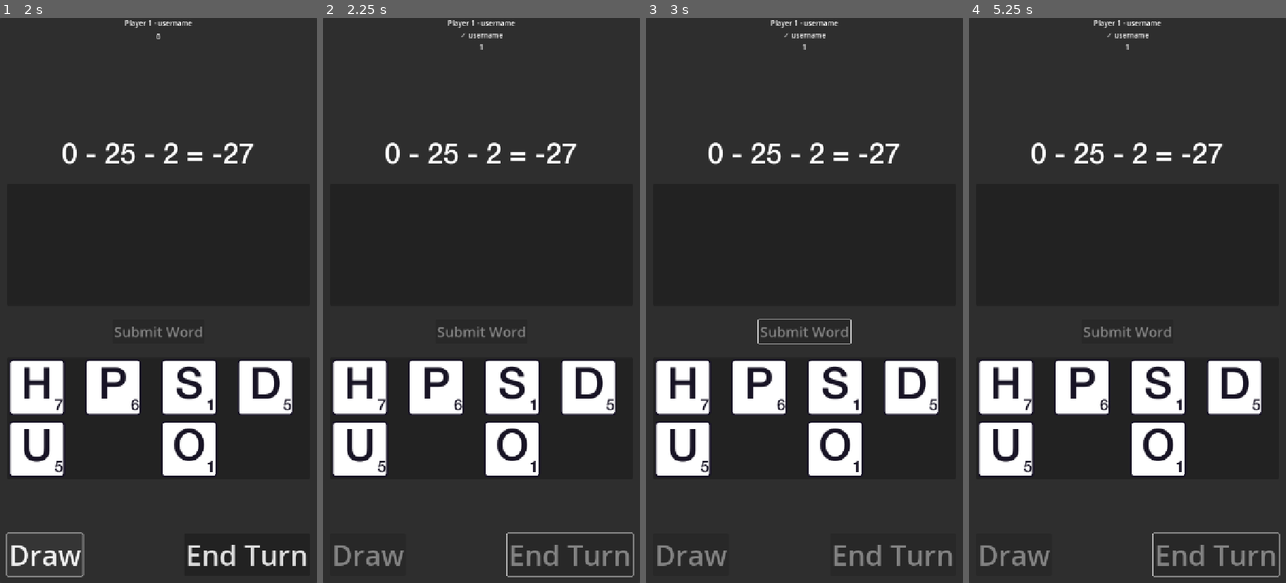
Above: before the commit, frames 1-4 (left to right).
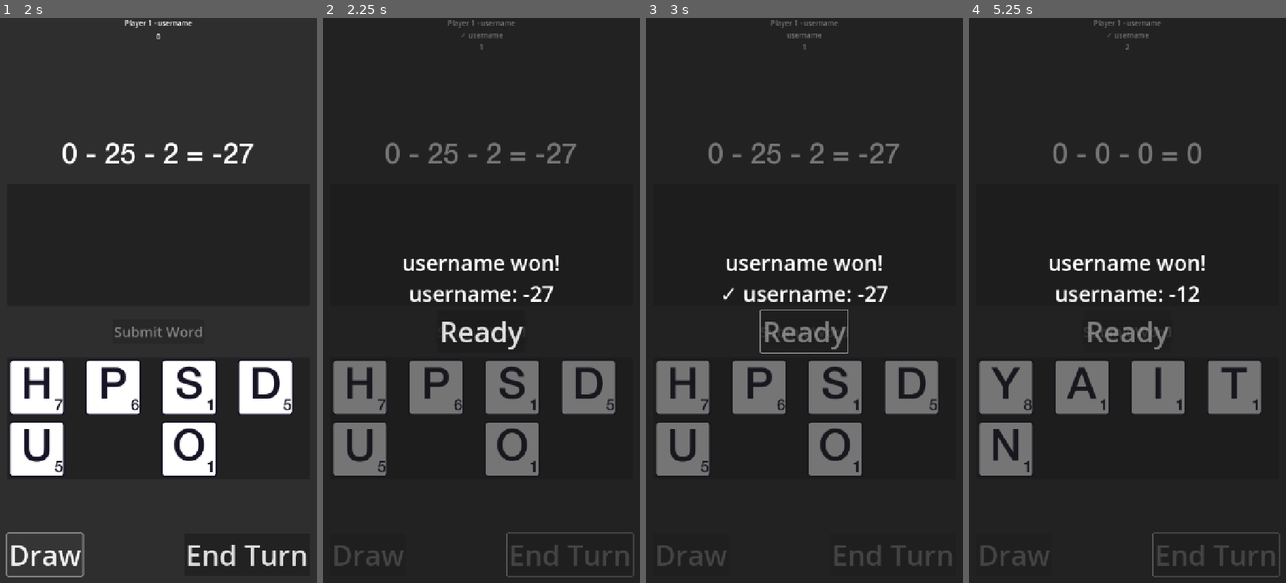
Above: after the commit, the same moments.

Repository: mackenziedg/quibbler
Game: Godot game, scene res://Game/GameMultiplayerManager/GameMultiplayerManager.tscn
The game is run twice, just before and just after one commit, with the same random seed, the same clock (stepped at 60 frames per second) and the same inputs. This scene is started directly instead of the project's main scene.
Inputs (mouse positions are in pixels of both pictures, inside the frame that each line leads up to):
- Up to frame 1 (2 s): click "Start" at 0.5 s; click "Draw" at 1.25 s
- Up to frame 2 (2.25 s): click "End Turn" at 2 s
- Up to frame 3 (3 s): click (804, 328) at 2.75 s, where only the run after the commit has a clickable "Ready"
- Up to frame 4 (5.25 s): click (1127, 328) at 3.5 s, where only the run after the commit has a clickable "Ready"; click (1013, 554) at 4.25 s, where only the run after the commit has a clickable "Draw"; click (1216, 554) at 5 s, where only the run after the commit has a clickable "End Turn"

Frame 1 is identical in both runs. In frame 2, 12% of the frame differs, in the area x 3-99%, y 0-99%; in frame 3, 12%; in frame 4, 13%.

Commit message:
Rounds work!

Diff:
--- a/Game/Game/RoundOverScreen.gd
+++ b/Game/Game/RoundOverScreen.gd
@@ -1,13 +1,19 @@
 class_name RoundOverScreen
-extends Control
+extends PanelContainer
 
 signal ready_round_end
 
-var winner: String = ""
+
+func setup(t: String) -> void:
+    %WinnerLabel.text = t
+    $Timer.start()
 
 
-func _ready() -> void:
-    %WinnerLabel.text = "%s won!" % winner
+@rpc("authority", "call_local", "reliable")
+func set_ready(ix: int) -> void:
+    var lines: PackedStringArray = %WinnerLabel.text.split("\n")
+    lines[ix + 1] = "✓ " + lines[ix + 1]
+    %WinnerLabel.text = "\n".join(lines)
 
 
 func allow_continue() -> void:
@@ -19,5 +25,5 @@
 
 
 func _on_continue_button_pressed() -> void:
+    %ContinueButton.disabled = true
     ready_round_end.emit()
-    queue_free()
--- a/Game/Game/RoundOverScreen.tscn
+++ b/Game/Game/RoundOverScreen.tscn
@@ -2,39 +2,36 @@
 
 [ext_resource type="Script" uid="uid://dili6ldlqs7q3" path="res://Game/Game/RoundOverScreen.gd" id="1_x5kxk"]
 
-[node name="RoundOverScreen" type="Control"]
-layout_mode = 3
+[node name="RoundOverScreen" type="PanelContainer"]
 anchors_preset = 8
 anchor_left = 0.5
 anchor_top = 0.5
 anchor_right = 0.5
 anchor_bottom = 0.5
+offset_right = 197.0
+offset_bottom = 167.0
 grow_horizontal = 2
 grow_vertical = 2
 script = ExtResource("1_x5kxk")
 
 [node name="Menu" type="VBoxContainer" parent="."]
-layout_mode = 1
-anchors_preset = 8
-anchor_left = 0.5
-anchor_top = 0.5
-anchor_right = 0.5
-anchor_bottom = 0.5
-offset_left = -28.0
-offset_top = -29.0
-offset_right = 28.0
-offset_bottom = 29.0
-grow_horizontal = 2
-grow_vertical = 2
+layout_mode = 2
+alignment = 1
 
 [node name="WinnerLabel" type="Label" parent="Menu"]
 unique_name_in_owner = true
 layout_mode = 2
 theme_override_font_sizes/font_size = 48
+text = "Player whatever won
+Player 1: 100
+Player 2: 250"
+horizontal_alignment = 1
 
 [node name="ContinueButton" type="Button" parent="Menu"]
 unique_name_in_owner = true
 layout_mode = 2
+size_flags_horizontal = 4
+theme_override_font_sizes/font_size = 64
 disabled = true
 text = "Ready"
 
--- a/Game/Game/game.gd
+++ b/Game/Game/game.gd
@@ -26,6 +26,19 @@
     _hand_container.add_child(card)
     card.letter = letter
     _remaining_tiles.push_back(letter)
+
+
+func clear_board() -> void:
+    words.clear()
+    _remaining_tiles.clear()
+    _drawn = 0
+    for c in _word_container.get_children():
+        c.queue_free()
+    for c in _hand_container.get_children():
+        c.queue_free()
+    _draw_button.disabled = false
+    _end_turn_button.disabled = false
+    _update_round_score_label()
 
 
 func _process(_delta: float) -> void:
--- a/Game/GameMultiplayerManager/GameMultiplayerManager.gd
+++ b/Game/GameMultiplayerManager/GameMultiplayerManager.gd
@@ -6,6 +6,7 @@
 @onready var _multiplayer_id := multiplayer.get_unique_id()
 @onready var _player_names_container: HBoxContainer = %PlayerNames
 @onready var _rounds_won_container: HBoxContainer = %RoundsWonContainer
+@onready var _round_over_screen: RoundOverScreen = %RoundOverScreen
 @onready var _game: Game = %Game
 
 var username := "username"
@@ -84,18 +85,39 @@
     _player_info[winner_ix]["rounds_won"] += 1
     for i in range(_player_info.size()):
         _rounds_won_container.get_child(i).text = str(_player_info[i]["rounds_won"])
+    %RoundOverScreen.visible = true
+    var round_over_text := ["%s won!" % [_player_info[winner_ix]["username"]]]
+    for p in _player_info:
+        round_over_text.push_back("%s: %d" % [p["username"], p["total_score"]])
+    %RoundOverScreen.setup("\n".join(round_over_text))
+    for ix in range(_player_info.size()):
+        _player_info[ix]["ready_round_end"] = false
+    _ready_count = 0
+
+
+@rpc("authority", "call_local", "reliable")
+func next_round() -> void:
+    await get_tree().create_timer(1.0).timeout
+    _round_over_screen.visible = false
+    _game.clear_board()
+    for _i in range(STARTING_HAND_SIZE):
+        var letter := CardData.draw_card()
+        _game.add_card(letter)
 
 
 @rpc("any_peer", "call_local", "reliable")
-func ready_player() -> void:
+func ready_player(id: int) -> void:
     if not is_multiplayer_authority():
         return
+    var ready_player_ix := _get_player_index(id)
+    _round_over_screen.set_ready.rpc(ready_player_ix)
     _ready_count += 1
     if _ready_count == _player_info.size():
         _ready_count = 0
         for i in range(_player_info.size()):
             _player_info[i]["round_id"] += 1
         update_client_player_info.rpc(_player_info)
+        next_round.rpc()
 
 
 func _get_player_index(id: int) -> int:
@@ -161,3 +183,7 @@
 
 func _on_game_end_turn(total_score: int) -> void:
     end_turn.rpc(_multiplayer_id, total_score)
+
+
+func _on_round_over_screen_ready_round_end() -> void:
+    ready_player.rpc(_multiplayer_id)
--- a/Game/GameMultiplayerManager/GameMultiplayerManager.tscn
+++ b/Game/GameMultiplayerManager/GameMultiplayerManager.tscn
@@ -1,7 +1,8 @@
-[gd_scene load_steps=3 format=3 uid="uid://dqulto7dh603m"]
+[gd_scene load_steps=4 format=3 uid="uid://dqulto7dh603m"]
 
 [ext_resource type="Script" uid="uid://dy8u7c0iptdc7" path="res://Game/GameMultiplayerManager/GameMultiplayerManager.gd" id="1_b54r1"]
 [ext_resource type="PackedScene" uid="uid://cthvlothu3xns" path="res://Game/Game/Game.tscn" id="2_xwe6p"]
+[ext_resource type="PackedScene" uid="uid://btn0ymh0g1p48" path="res://Game/Game/RoundOverScreen.tscn" id="3_s3r1r"]
 
 [node name="GameMultiplayerManager" type="Control"]
 layout_mode = 3
@@ -80,6 +81,19 @@
 theme_override_font_sizes/font_size = 64
 text = "Start"
 
+[node name="RoundOverScreen" parent="." instance=ExtResource("3_s3r1r")]
+unique_name_in_owner = true
+visible = false
+layout_mode = 1
+anchors_preset = 15
+anchor_left = 0.0
+anchor_top = 0.0
+anchor_right = 1.0
+anchor_bottom = 1.0
+offset_right = 0.0
+offset_bottom = 0.0
+
 [connection signal="draw_card" from="GameContainer/Game" to="." method="_on_game_draw_card"]
 [connection signal="end_turn" from="GameContainer/Game" to="." method="_on_game_end_turn"]
 [connection signal="pressed" from="StartButton" to="." method="_on_start_button_pressed"]
+[connection signal="ready_round_end" from="RoundOverScreen" to="." method="_on_round_over_screen_ready_round_end"]
